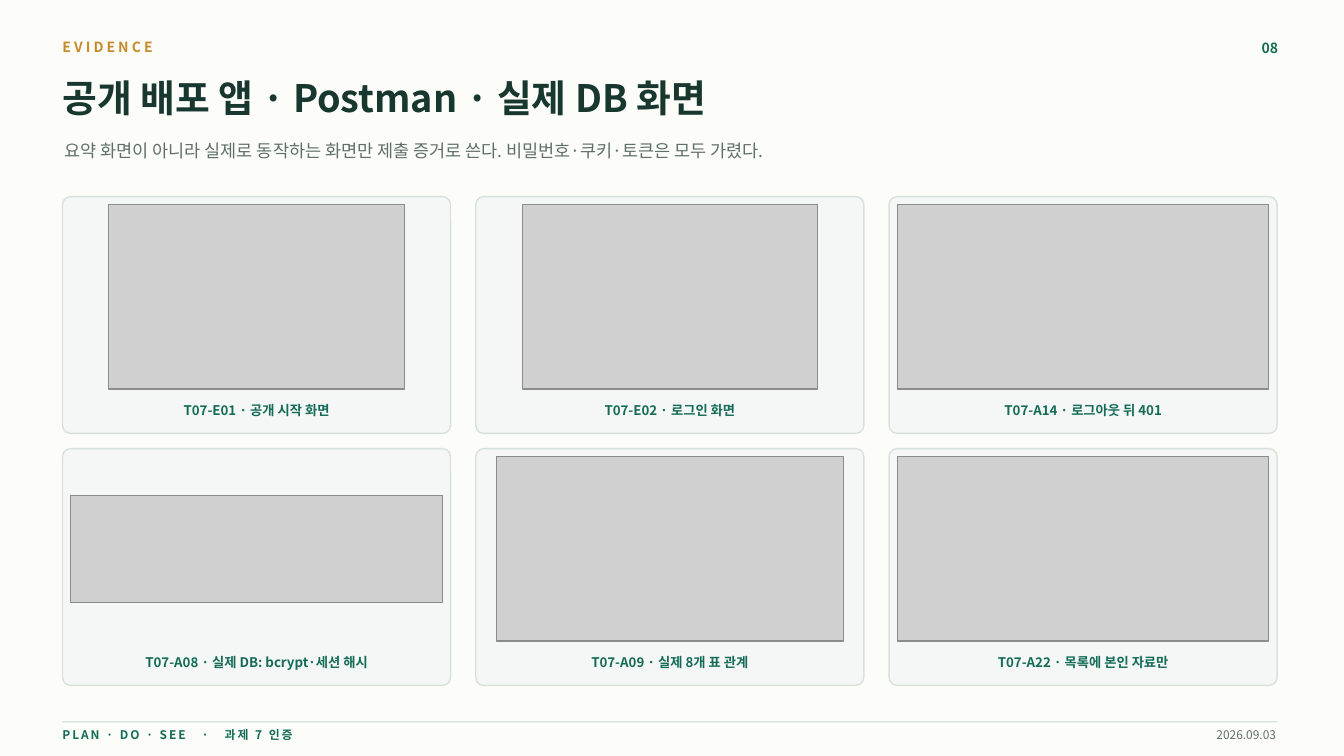
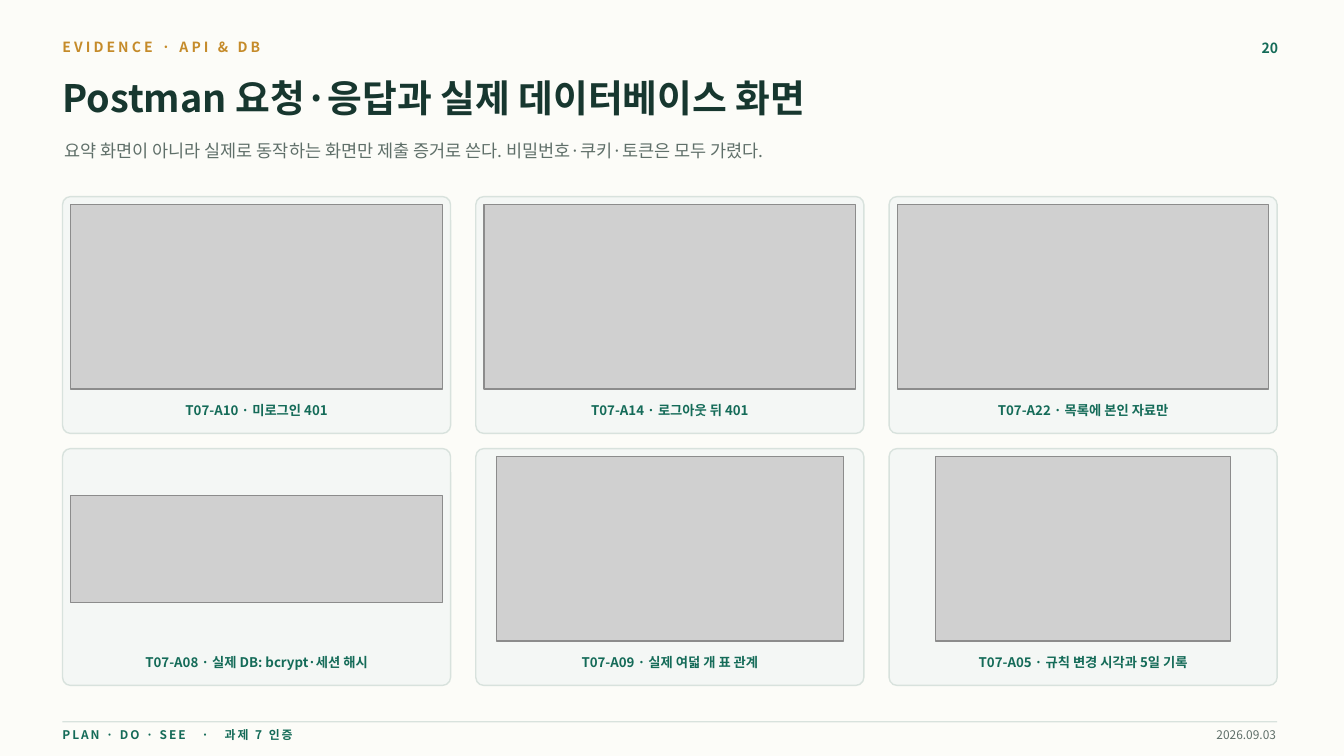
Before and after one commit to stulss/plan-do-see-diary, a slide deck: slide 20 of reports/플랜두씨_다이어리_과제7_제출보고서.pptx (slide 8 before the commit). Drawn at 1344x756 pixels with LibreOffice and Linux fonts; fonts in the diff are those of the drawing; grey boxes stand for pictures. Boxes give left, top, right and bottom in pixels: in the first picture for what was removed or moved away, otherwise in the second. Text is boxed around its words. In the diff, an @@ line names an element or a change of style, - is before the commit and + after.

```diff
--- a/reports/플랜두씨_다이어리_과제7_제출보고서.pptx
+++ b/reports/플랜두씨_다이어리_과제7_제출보고서.pptx
@@ text at <box>62,41,261,52</box>: text changed @@
-EVIDENCE
+EVIDENCE · API & DB
@@ text at <box>1262,42,1278,53</box>: text changed @@
-08
+20
@@ text at <box>62,80,806,116</box>: text changed @@
-공개 배포 앱 · Postman · 실제 DB 화면
+Postman 요청·응답과 실제 데이터베이스 화면
@@ picture: place and size @@
-picture at <box>109,205,404,389</box>
+picture at <box>71,205,443,389</box>
@@ picture: place and size @@
-picture at <box>522,205,818,389</box>
+picture at <box>484,205,856,389</box>
@@ text at <box>185,404,327,417</box>: text changed @@
-T07-E01 · 공개 시작 화면
+T07-A10 · 미로그인 401
@@ text at <box>591,404,748,417</box>: text changed @@
-T07-E02 · 로그인 화면
+T07-A14 · 로그아웃 뒤 401
@@ text at <box>998,404,1169,416</box>: text changed @@
-T07-A14 · 로그아웃 뒤 401
+T07-A22 · 목록에 본인 자료만
@@ picture: place and size @@
-picture at <box>897,457,1269,641</box>
+picture at <box>936,457,1231,641</box>
@@ text at <box>582,656,758,669</box>: text changed @@
-T07-A09 · 실제 8개 표 관계
+T07-A09 · 실제 여덟 개 표 관계
@@ text at <box>979,656,1187,669</box>: text changed @@
-T07-A22 · 목록에 본인 자료만
+T07-A05 · 규칙 변경 시각과 5일 기록
```
Also in this commit, not shown: 7 other slides changed, 14 slides added, 3 other files.
